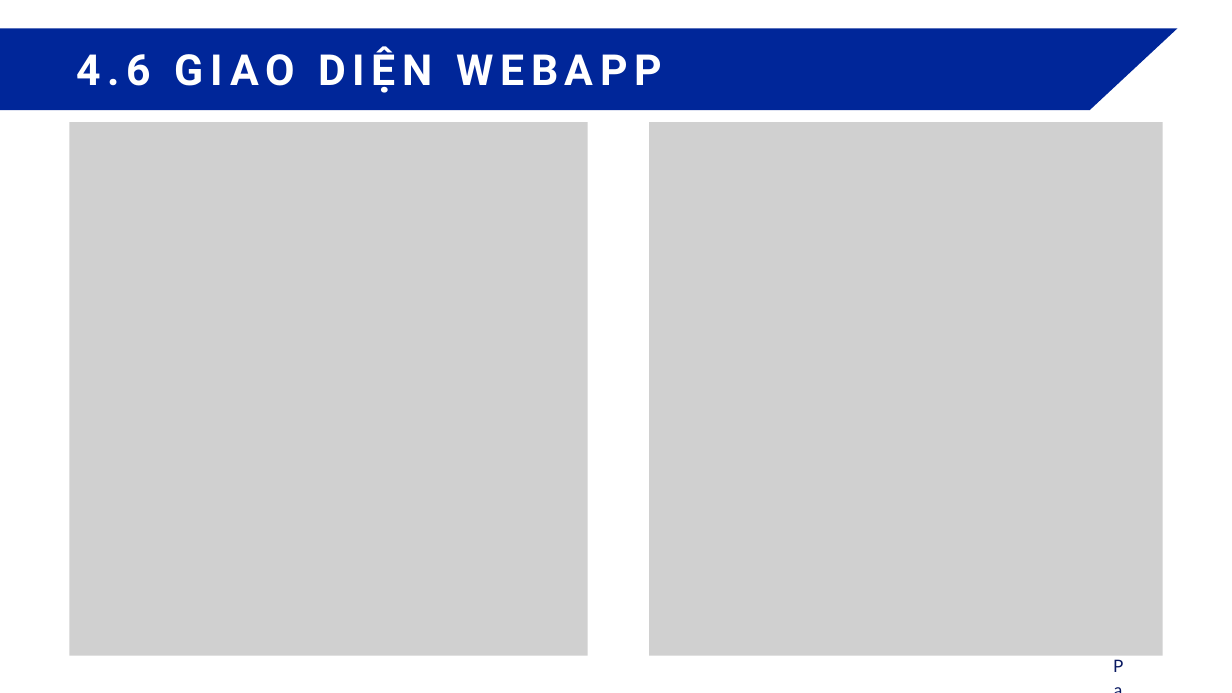
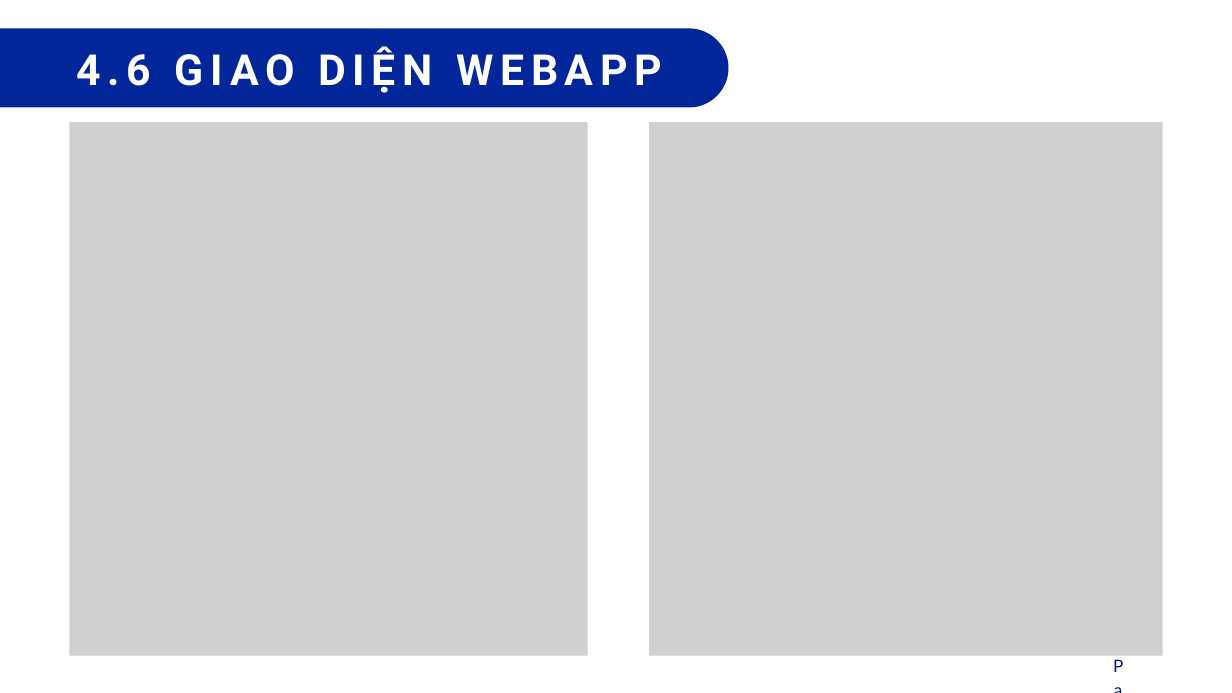
Before and after one commit to DatTwenty3/xiaomi_smart_scale_2, a slide deck: slide 27 of report/Luận văn Thạc sĩ - HK251.pptx. Drawn at 1232x693 pixels with LibreOffice and Linux fonts; fonts in the diff are those of the drawing; grey boxes stand for pictures. Boxes give left, top, right and bottom in pixels: in the first picture for what was removed or moved away, otherwise in the second. Text is boxed around its words. In the diff, an @@ line names an element or a change of style, - is before the commit and + after.

```diff
--- a/report/Luận văn Thạc sĩ - HK251.pptx
+++ b/report/Luận văn Thạc sĩ - HK251.pptx
@@ freeform shape: place and size @@
-freeform shape at bbox=[0, 28, 1178, 110]
+freeform shape at bbox=[0, 28, 729, 107]
```
Also in this commit, not shown: 30 other slides changed, 3 other files.
